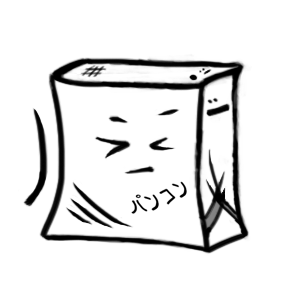
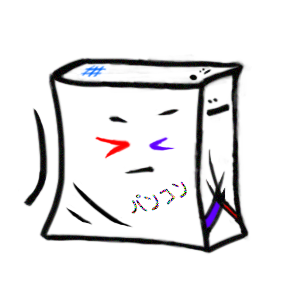
The second 300x300 image is a revision of the first. Changes to its layers:
painted on "Слой 7" over <box>131,181,187,214</box>
added layer "Слой 8" above "Слой 9" over <box>94,136,132,160</box>
added layer "Слой 9" above "Слой 10" over <box>148,136,176,151</box>
added layer "Слой 10" above "Слой 11" over <box>38,173,134,234</box>
added layer "Слой 11" above "Слой 4" over <box>78,64,109,79</box>
painted on "Слой 4" over <box>24,57,249,254</box>
painted on "Слой 5" over <box>203,199,243,229</box>
